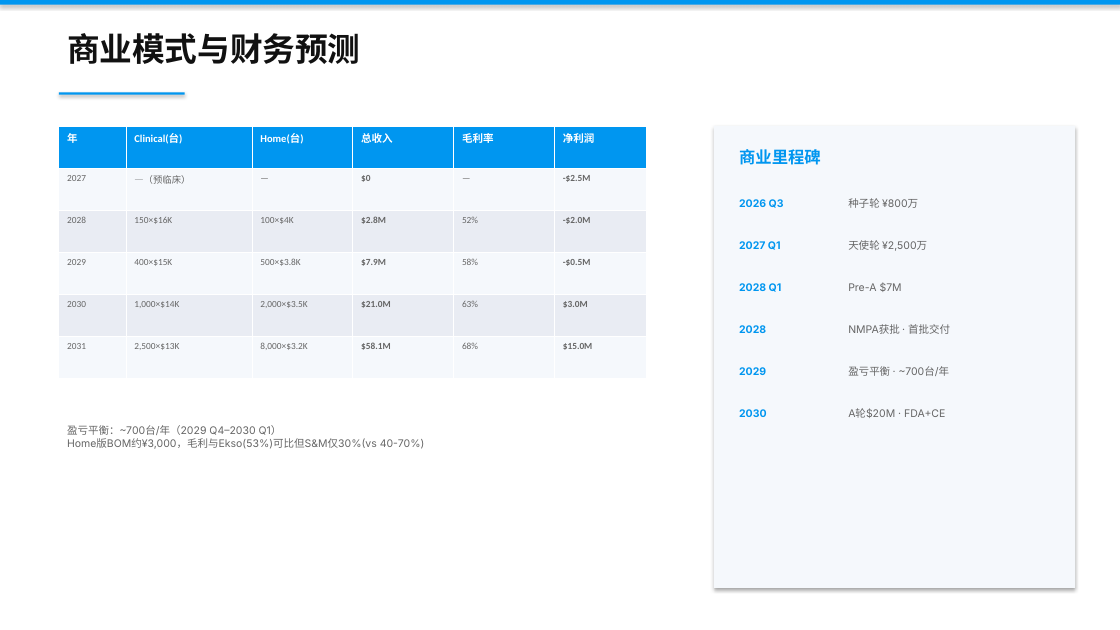
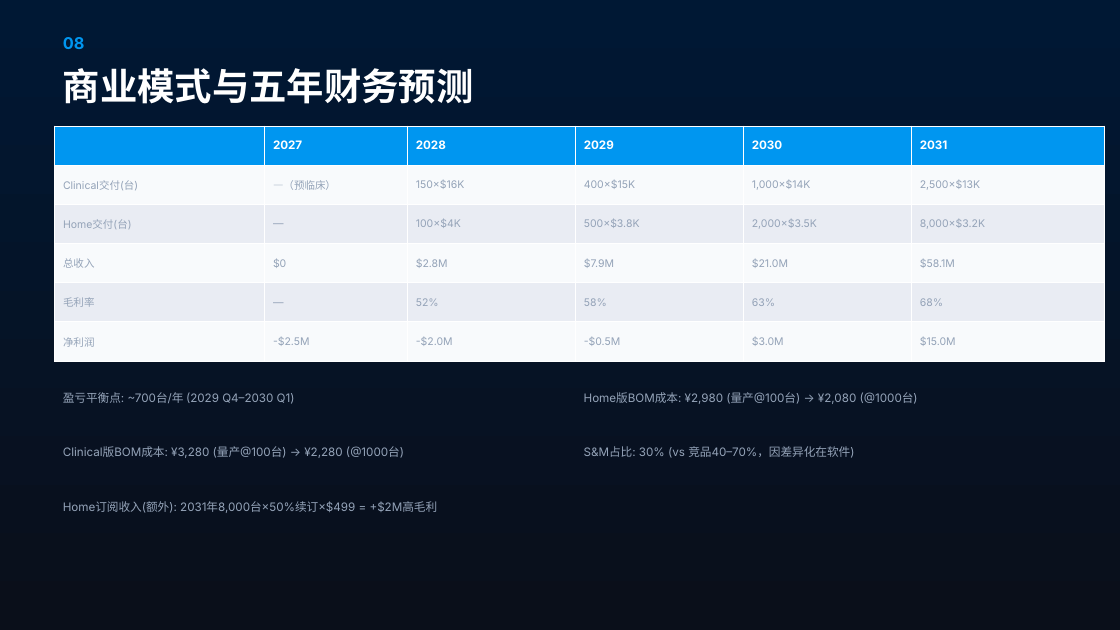
Before and after one commit to nexum-bci/nexum-bci.github.io, a slide deck: slide 9 of docs/Nexum_Pitch_Deck.pptx. Drawn at 1120x630 pixels with LibreOffice and Linux fonts; fonts in the diff are those of the drawing. Boxes give left, top, right and bottom in pixels: in the first picture for what was removed or moved away, otherwise in the second. Text is boxed around its words. In the diff, an @@ line names an element or a change of style, - is before the commit and + after.

```diff
--- a/docs/Nexum_Pitch_Deck.pptx
+++ b/docs/Nexum_Pitch_Deck.pptx
@@ rectangle: place and size @@
-rectangle at <box>0,0,1120,5</box>
+rectangle at <box>0,0,1120,630</box>
@@ rectangle at <box>0,0,1120,630</box>: fill #0096F0 to gradient #0A0F1A to #001834 @@
@@ text added at <box>63,37,85,49</box>, 14 pt, text #0096F0, bold @@
+08
@@ text at <box>63,68,474,104</box>: text changed; size 28 to 32 pt; text colour #111111 to #FFFFFF @@
-商业模式与财务预测
+商业模式与五年财务预测
@@ rectangle removed at <box>59,92,185,95</box> @@
@@ table at <box>55,126,1105,361</box> @@
-row 1: 年 | Clinical(台) | Home(台) | 总收入 | 毛利率 | 净利润
+row 1:  | 2027 | 2028 | 2029 | 2030 | 2031
-row 2: 2027 | —（预临床） | — | $0 | — | -$2.5M
+row 2: Clinical交付(台) | —（预临床） | 150×$16K | 400×$15K | 1,000×$14K | 2,500×$13K
-row 3: 2028 | 150×$16K | 100×$4K | $2.8M | 52% | -$2.0M
+row 3: Home交付(台) | — | 100×$4K | 500×$3.8K | 2,000×$3.5K | 8,000×$3.2K
-row 4: 2029 | 400×$15K | 500×$3.8K | $7.9M | 58% | -$0.5M
+row 4: 总收入 | $0 | $2.8M | $7.9M | $21.0M | $58.1M
-row 5: 2030 | 1,000×$14K | 2,000×$3.5K | $21.0M | 63% | $3.0M
+row 5: 毛利率 | — | 52% | 58% | 63% | 68%
-row 6: 2031 | 2,500×$13K | 8,000×$3.2K | $58.1M | 68% | $15.0M
+row 6: 净利润 | -$2.5M | -$2.0M | -$0.5M | $3.0M | $15.0M
@@ fill #F5F8FC to #F8FAFC in 18 cells @@
@@ size 8 to 9 pt, font Calibri to Inter, text colour #666666 to #94A3B8 in "—（预临床）", "100×$4K", "$7.9M", "63%" and 1 more places @@
@@ bold off in "$7.9M", "$15.0M" @@
@@ table: place and size @@
-table at <box>59,126,647,378</box>
+table at <box>55,126,1105,361</box>
@@ rectangle removed at <box>714,126,1075,588</box> @@
@@ text removed at <box>739,149,821,165</box> @@
-商业里程碑
@@ text removed at <box>739,199,784,208</box> @@
-2026 Q3
@@ text removed at <box>848,198,918,208</box> @@
-种子轮 ¥800万
@@ text removed at <box>739,241,781,250</box> @@
-2027 Q1
@@ text removed at <box>848,240,927,251</box> @@
-天使轮 ¥2,500万
@@ text removed at <box>739,283,782,292</box> @@
-2028 Q1
@@ text removed at <box>848,283,902,292</box> @@
-Pre-A $7M
@@ text removed at <box>739,325,766,333</box> @@
-2028
@@ text removed at <box>848,324,950,334</box> @@
-NMPA获批 · 首批交付
@@ text removed at <box>739,367,766,375</box> @@
-2029
@@ text removed at <box>848,366,950,376</box> @@
-盈亏平衡 · ~700台/年
@@ text at <box>63,392,295,404</box>: text changed; size 9 to 10 pt; text colour #666666 to #94A3B8 @@
-盈亏平衡：~700台/年（2029 Q4–2030 Q1）
-Home版BOM约¥3,000，毛利与Ekso(53%)可比但S&M仅30%(vs 40-70%)
+盈亏平衡点: ~700台/年 (2029 Q4–2030 Q1)
@@ text added at <box>584,392,918,404</box>, 10 pt, text #94A3B8 @@
+Home版BOM成本: ¥2,980 (量产@100台) → ¥2,080 (@1000台)
@@ text removed at <box>739,409,767,417</box> @@
-2030
@@ text removed at <box>848,409,945,418</box> @@
-A轮$20M · FDA+CE
@@ text added at <box>63,447,404,458</box>, 10 pt, text #94A3B8 @@
+Clinical版BOM成本: ¥3,280 (量产@100台) → ¥2,280 (@1000台)
@@ text added at <box>584,446,854,458</box>, 10 pt, text #94A3B8 @@
+S&M占比: 30% (vs 竞品40–70%，因差异化在软件)
@@ text added at <box>63,501,438,513</box>, 10 pt, text #94A3B8 @@
+Home订阅收入(额外): 2031年8,000台×50%续订×$499 = +$2M高毛利
```
Also in this commit, not shown: 11 other slides changed, 12 other files.
